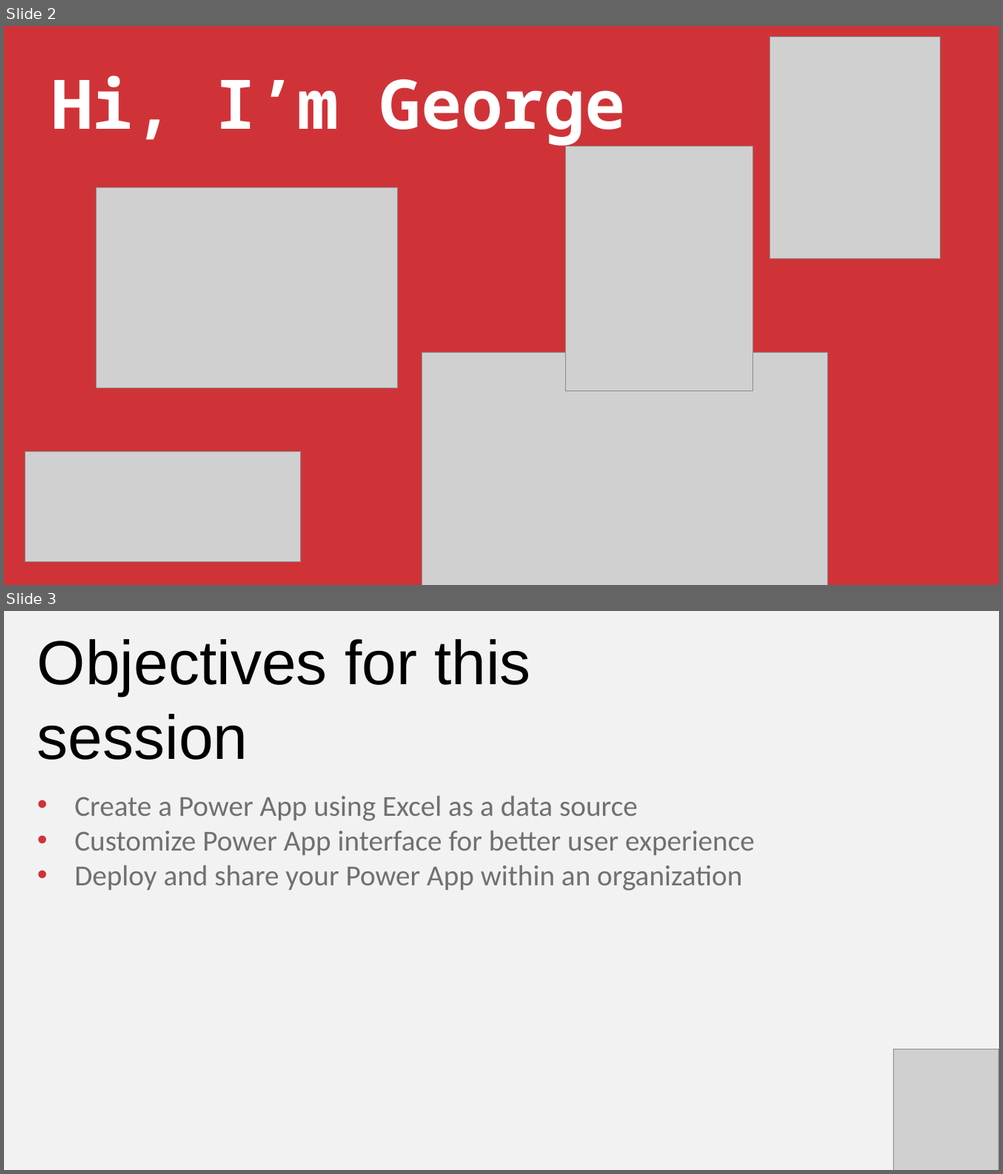
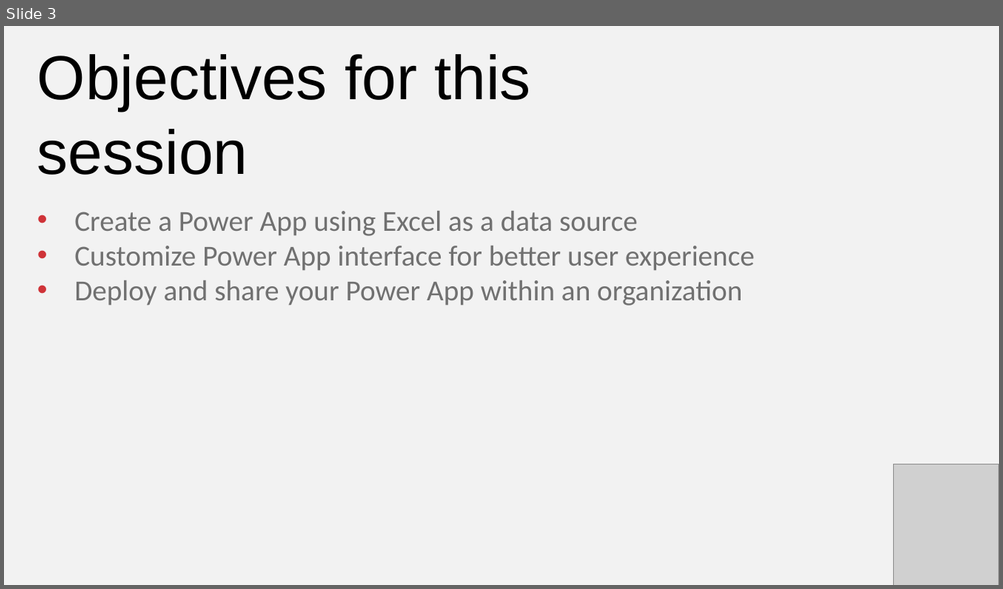
Before and after one commit to stringfestdata/first-steps-with-power-apps-for-excel-users, a slide deck: first-steps-power-apps.pptx. Shown one above the other, each under a label of ours: slides 2 and 3 before the commit, slide 3 after it. The pictures are 1003x1174 and 1003x589 pixels, drawn with LibreOffice and Linux fonts; fonts in the diff are those of the drawing; grey boxes stand for pictures. Boxes give left, top, right and bottom in pixels: in the first picture for what was removed or moved away, otherwise in the second. Text is boxed around its words. In the diff, an @@ line names an element or a change of style, - is before the commit and + after.

```diff
--- a/first-steps-power-apps.pptx
+++ b/first-steps-power-apps.pptx
@@ slide 2 removed at (x1=4, y1=26, x2=999, y2=585), background #F2F2F2 @@
@@ rectangle removed at (x1=4, y1=26, x2=999, y2=585) @@
@@ picture removed at (x1=769, y1=36, x2=939, y2=258) @@
@@ text removed at (x1=51, y1=76, x2=626, y2=146) @@
-Hi, I’m George
@@ picture removed at (x1=566, y1=147, x2=752, y2=392) @@
@@ picture removed at (x1=96, y1=187, x2=397, y2=388) @@
@@ picture removed at (x1=421, y1=352, x2=827, y2=585) @@
@@ picture removed at (x1=25, y1=452, x2=300, y2=562) @@
```
Also in this commit, not shown: 2 slides added, 2 other files.
